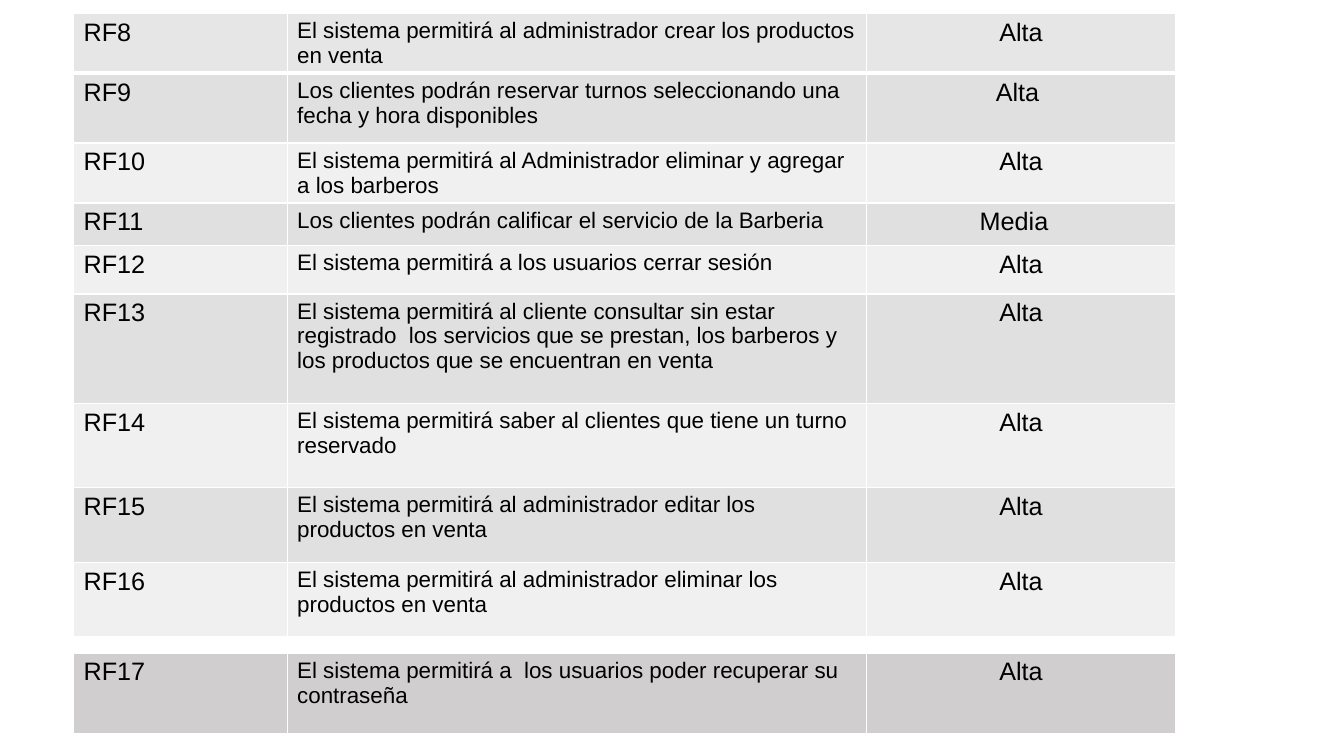
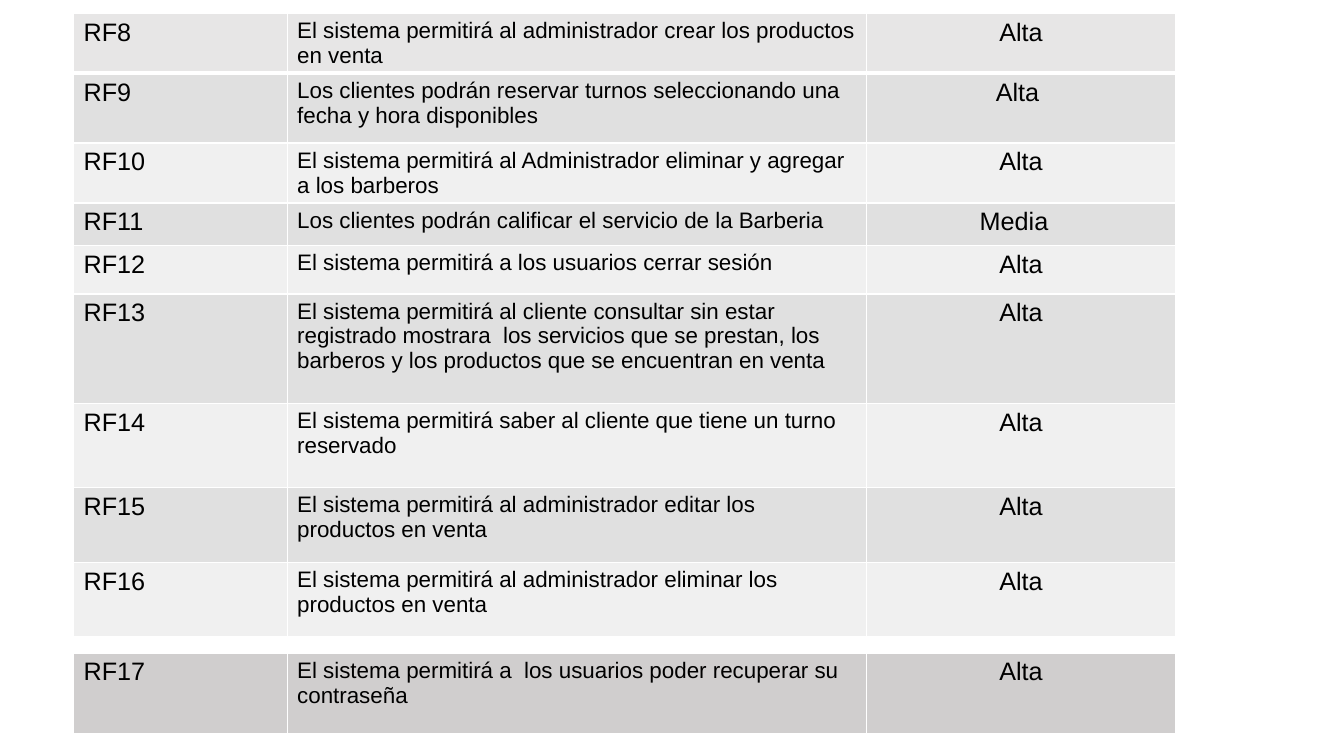
Before and after one commit to luiscarlosmedina/Master-Barber, a slide deck: slide 3 of RF-RNF.pptx. Drawn at 1344x756 pixels with LibreOffice and Linux fonts; fonts in the diff are those of the drawing; background and template pictures are left out. Boxes give left, top, right and bottom in pixels: in the first picture for what was removed or moved away, otherwise in the second. Text is boxed around its words. In the diff, an @@ line names an element or a change of style, - is before the commit and + after.

```diff
--- a/RF-RNF.pptx
+++ b/RF-RNF.pptx
@@ table at (x1=74, y1=13, x2=1177, y2=653) @@
-row 6, column 2: El sistema permitirá al cliente consultar sin estar registrado los servicios que se prestan, los barberos y los productos que se encuentran en venta
+row 6, column 2: El sistema permitirá al cliente consultar sin estar registrado mostrara los servicios que se prestan, los barberos y los productos que se encuentran en venta
-row 7, column 2: El sistema permitirá saber al clientes que tiene un turno reservado
+row 7, column 2: El sistema permitirá saber al cliente que tiene un turno reservado
```
Also in this commit, not shown: 1 other slide changed, 1 slide added, 2 other files.
